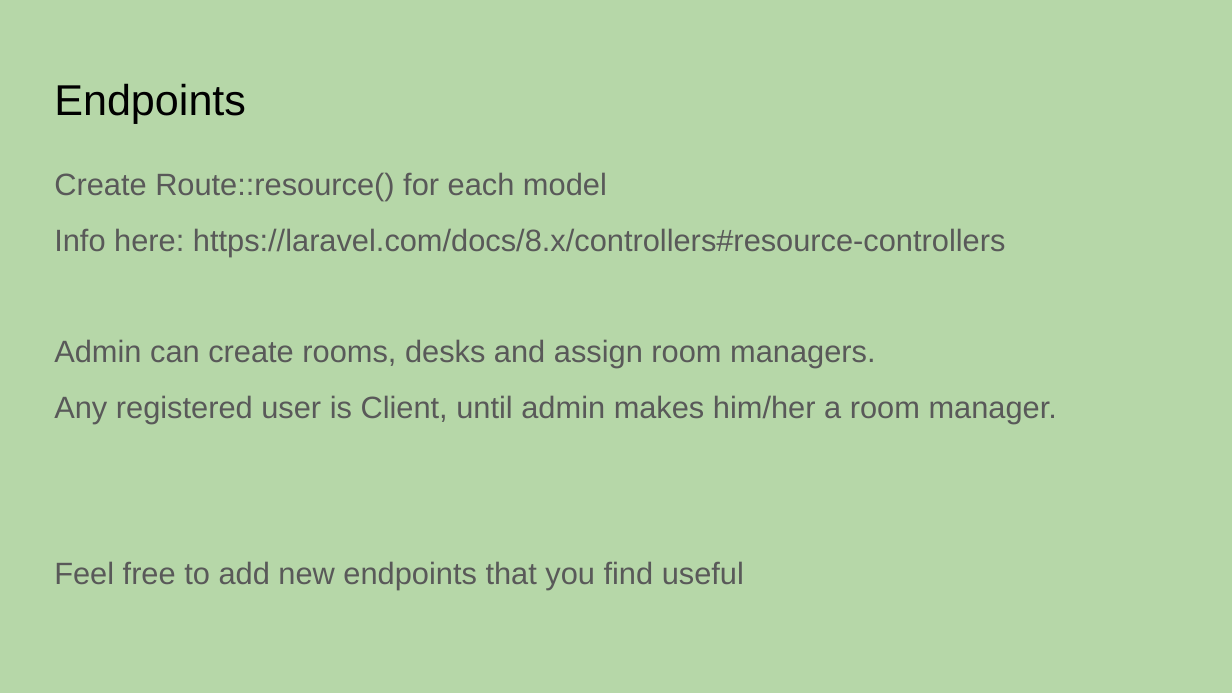
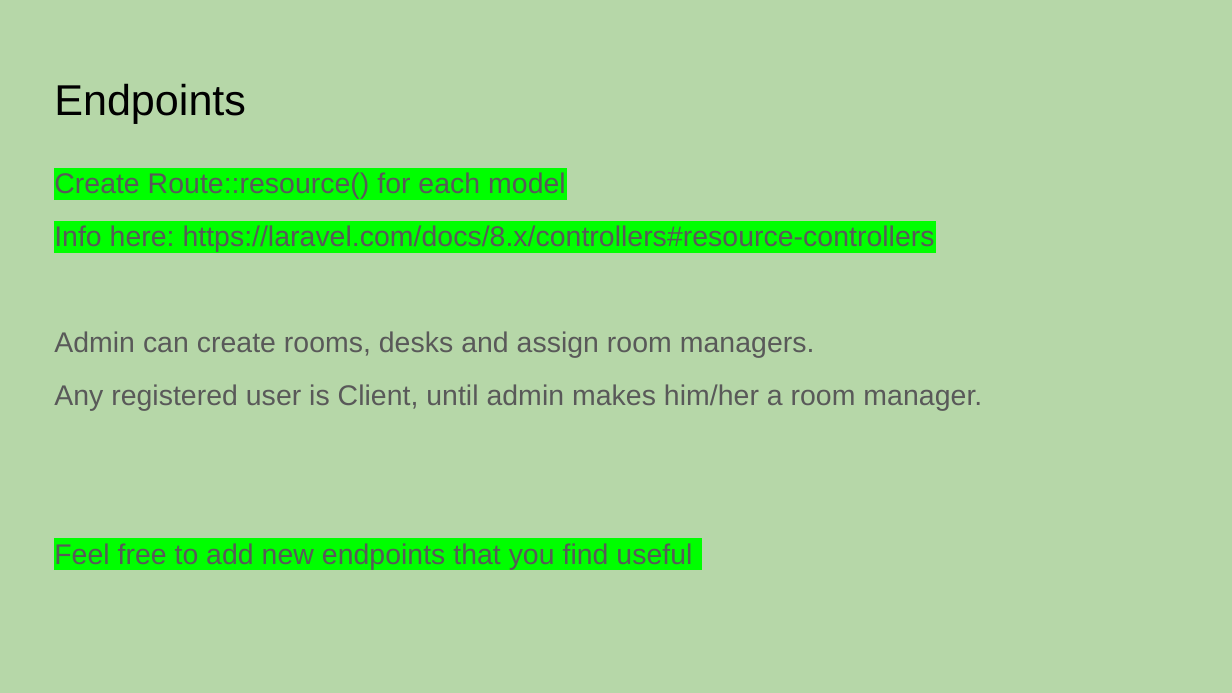
Before and after one commit to NikiStoyanov/RentingSystem, a slide deck: slide 8 of Programmingo project.pptx. Drawn at 1232x693 pixels with LibreOffice and Linux fonts; fonts in the diff are those of the drawing. Boxes give left, top, right and bottom in pixels: in the first picture for what was removed or moved away, otherwise in the second. Text is boxed around its words. In the diff, an @@ line names an element or a change of style, - is before the commit and + after.

```diff
--- a/Programmingo project.pptx
+++ b/Programmingo project.pptx
@@ text "Create Route::resource() for each model" at (54,172,982,569): size 18 to 16.6 pt; highlight none to #00FF00 in "Create Route::resource() for each model", "Info here: https://laravel.com/docs/8.x/controllers#resource ...", "Feel free to add new endpoints that ..." @@
```
Also in this commit, not shown: 5 other slides changed, 8 other files.
